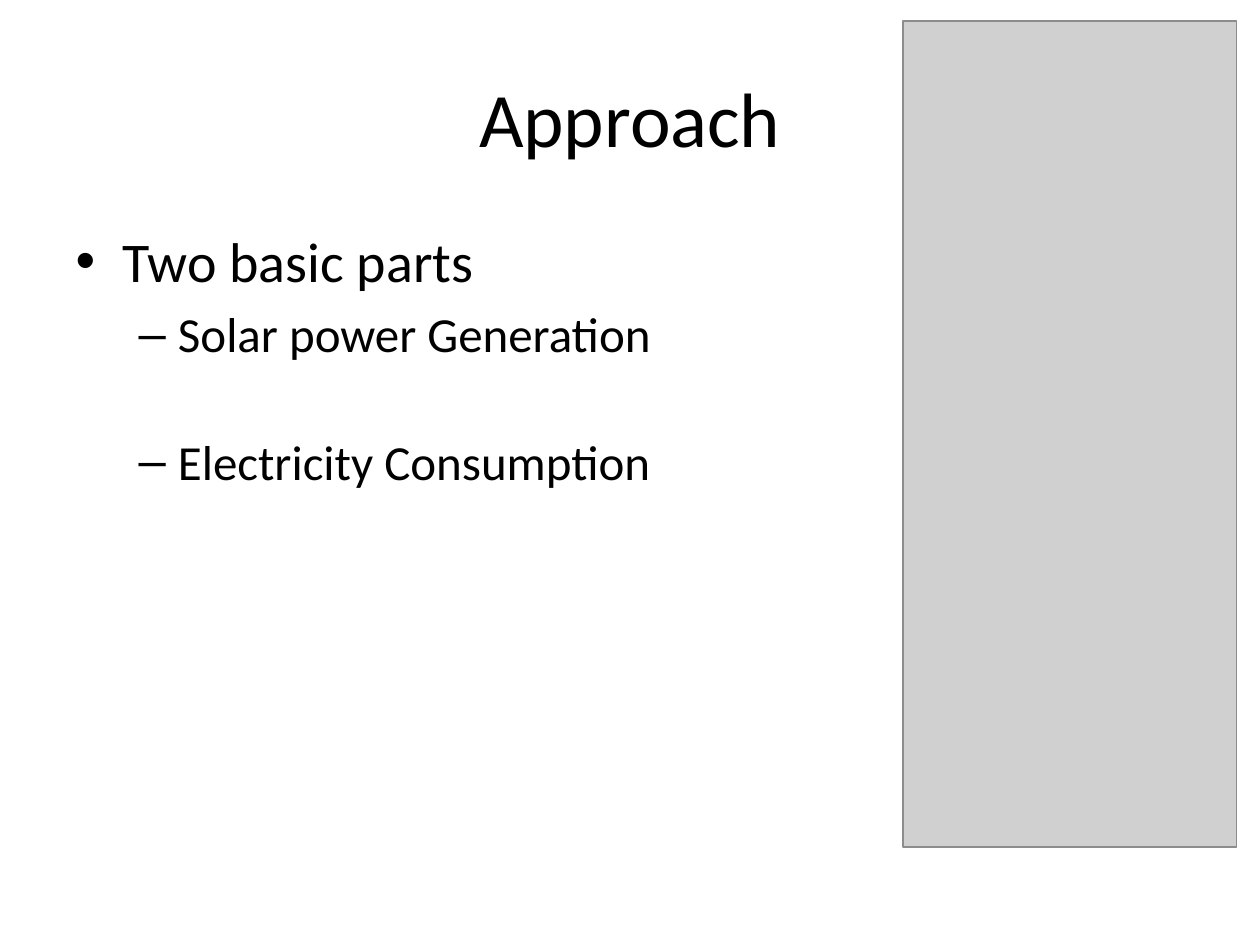
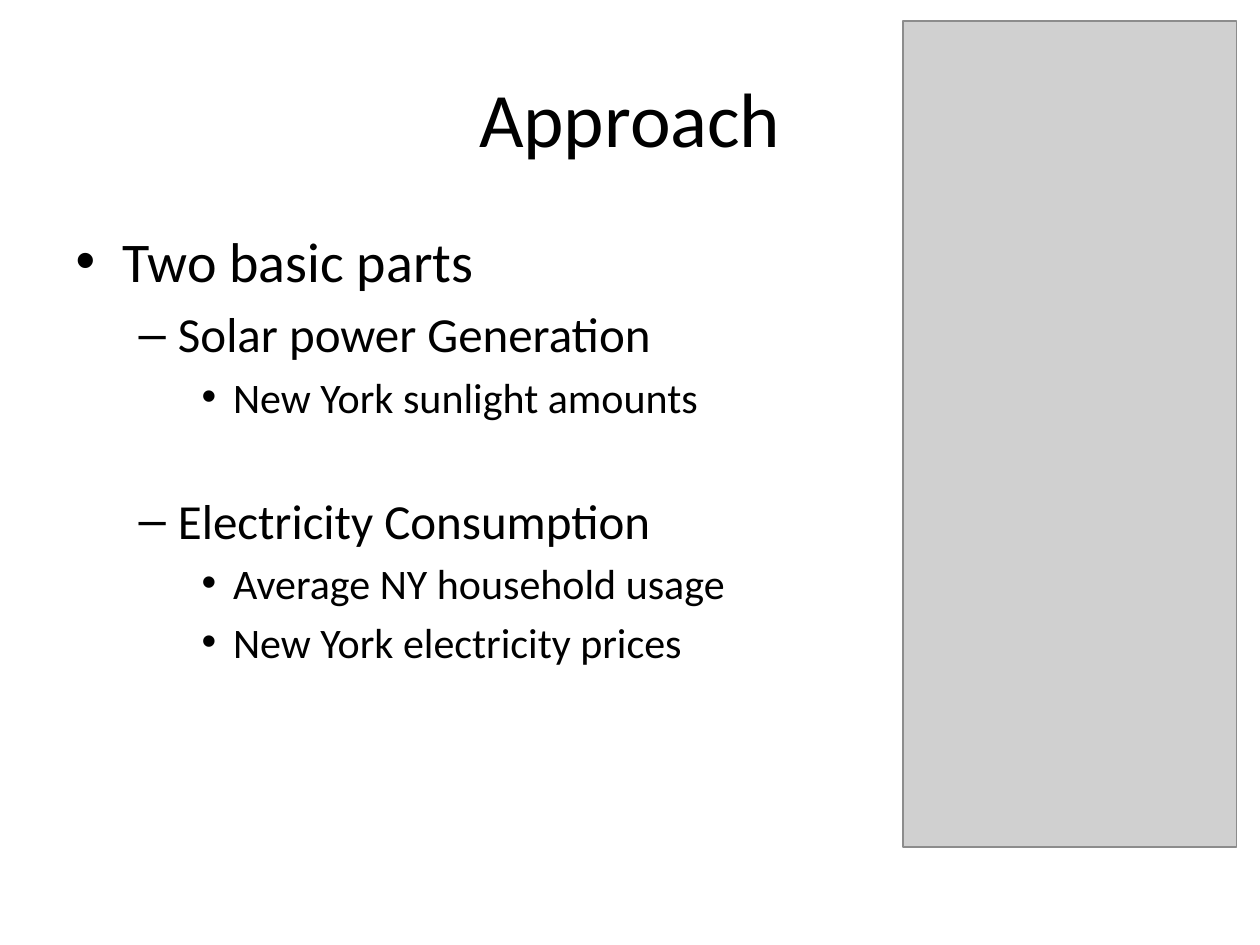
Before and after one commit to Nguyver/DATA621, a slide deck: slide 9 of DATA604_Final/DATA604_Final_Presentation.pptx. Drawn at 1260x945 pixels with LibreOffice and Linux fonts; fonts in the diff are those of the drawing; grey boxes stand for pictures; background and template pictures are left out. Boxes give left, top, right and bottom in pixels: in the first picture for what was removed or moved away, otherwise in the second. Text is boxed around its words. In the diff, an @@ line names an element or a change of style, - is before the commit and + after.

```diff
--- a/DATA604_Final/DATA604_Final_Presentation.pptx
+++ b/DATA604_Final/DATA604_Final_Presentation.pptx
@@ text at bbox=[233, 383, 698, 421]: paragraph added @@
+    • New York sunlight amounts
@@ text at bbox=[233, 569, 725, 665]: paragraphs added @@
+    • Average NY household usage
+    • New York electricity prices
```
Also in this commit, not shown: 2 other slides changed, 2 slides added, 1 slide removed.
